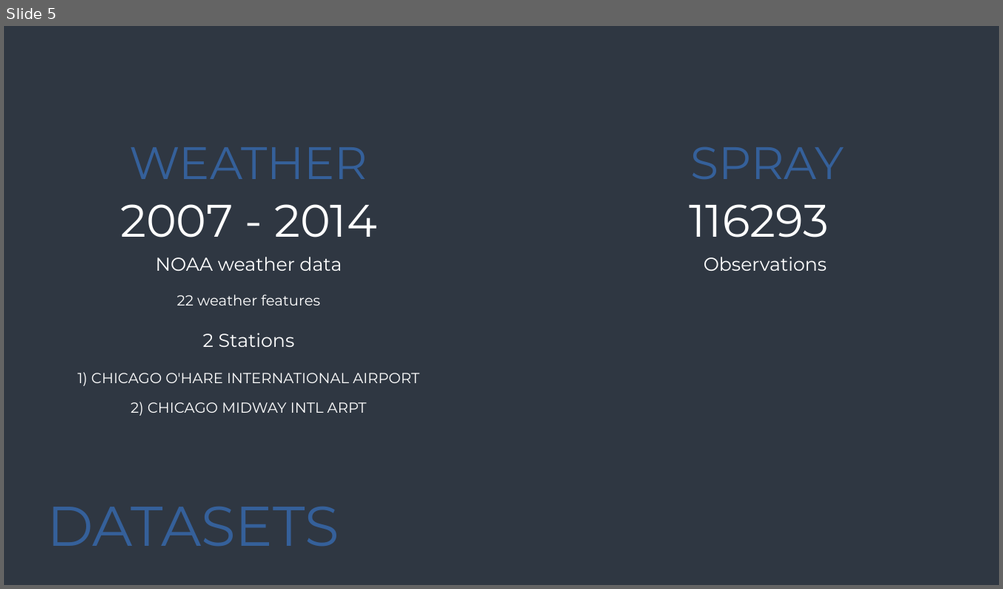
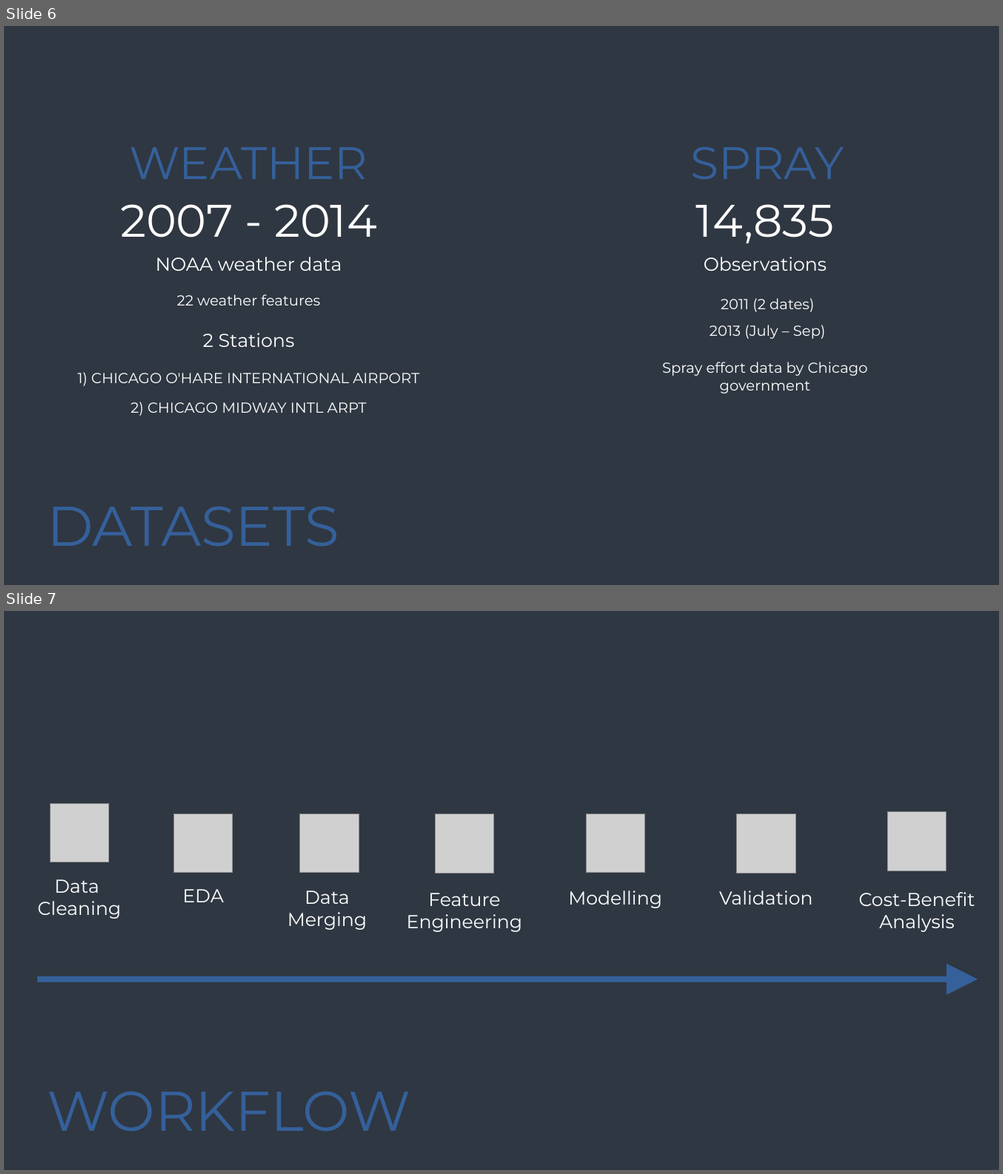
Before and after one commit to bluemelodybox/west-nile-virus-prediction, a slide deck: WNV Grp Presentation.pptx. Shown one above the other, each under a label of ours: slide 5 before the commit, slides 6 and 7 after it. The pictures are 1003x589 and 1003x1174 pixels, drawn with LibreOffice and Linux fonts; fonts in the diff are those of the drawing; grey boxes stand for pictures. Boxes give left, top, right and bottom in pixels: in the first picture for what was removed or moved away, otherwise in the second. Text is boxed around its words. In the diff, an @@ line names an element or a change of style, - is before the commit and + after.

```diff
--- a/WNV Grp Presentation.pptx
+++ b/WNV Grp Presentation.pptx
@@ slide 7 added at (4,611,999,1170), background #2F3742 @@
@@ picture added at (51,803,109,863) @@
@@ picture added at (174,814,233,873) @@
@@ picture added at (300,814,359,873) @@
@@ picture added at (435,815,494,874) @@
@@ picture added at (586,814,645,873) @@
@@ picture added at (737,815,796,874) @@
@@ picture added at (888,812,946,871) @@
@@ text added at (37,880,121,919), 18 pt, text #FFFFFF @@
+Data
+Cleaning
@@ text added at (182,889,223,903), 18 pt, text #FFFFFF @@
+EDA
@@ text added at (287,891,367,930), 18 pt, text #FFFFFF @@
+Data
+Merging
@@ text added at (407,893,522,932), 18 pt, text #FFFFFF @@
+Feature
+Engineering
@@ text added at (568,891,662,908), 18 pt, text #FFFFFF @@
+Modelling
@@ text added at (719,891,812,905), 18 pt, text #FFFFFF @@
+Validation
@@ text added at (859,892,975,932), 18 pt, text #FFFFFF @@
+Cost-Benefit
+Analysis
@@ arrow added from (37, 980) to (978, 980), #EC343F 6 pt @@
@@ title added at (47,1092,410,1131), 54 pt, text gradient #35609A to #EC343F @@
+WORKFLOW
@@ what was slide 5 is now slide 6 @@
@@ slide 6 changed as well @@
@@ text at (696,204,834,244): text changed @@
-116293
+14,835
@@ text added at (709,298,825,339), 14 pt, text #FFFFFF @@
+2011 (2 dates)
+2013 (July – Sep)
@@ text added at (662,362,868,394), 14 pt, text #FFFFFF @@
+Spray effort data by Chicago
+government
```
Also in this commit, not shown: 3 other slides changed, 11 other slides added, 1 slide removed.
